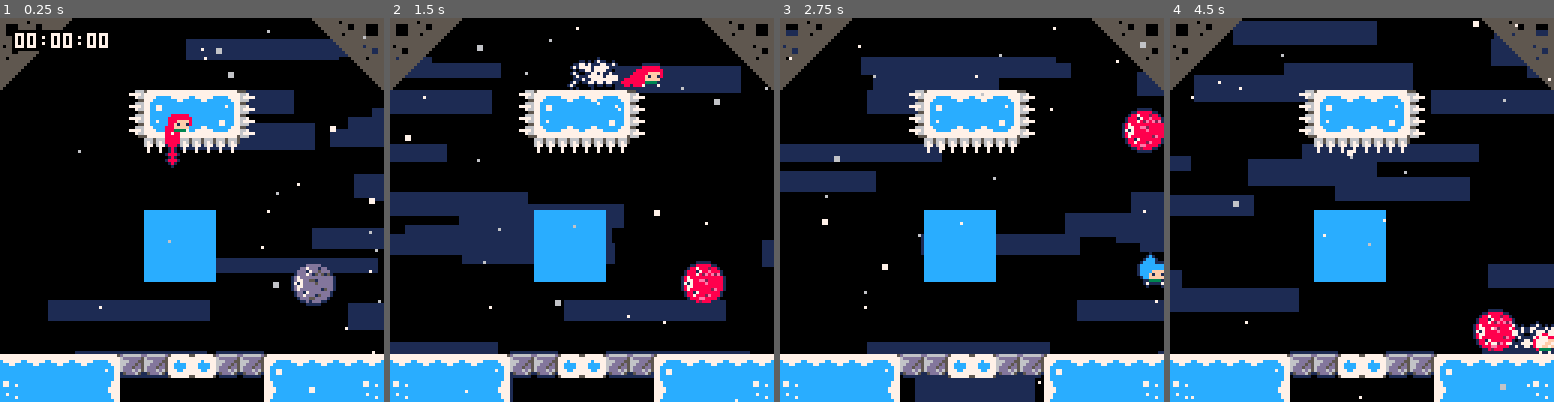
Above: before the commit, frames 1-4 (left to right).
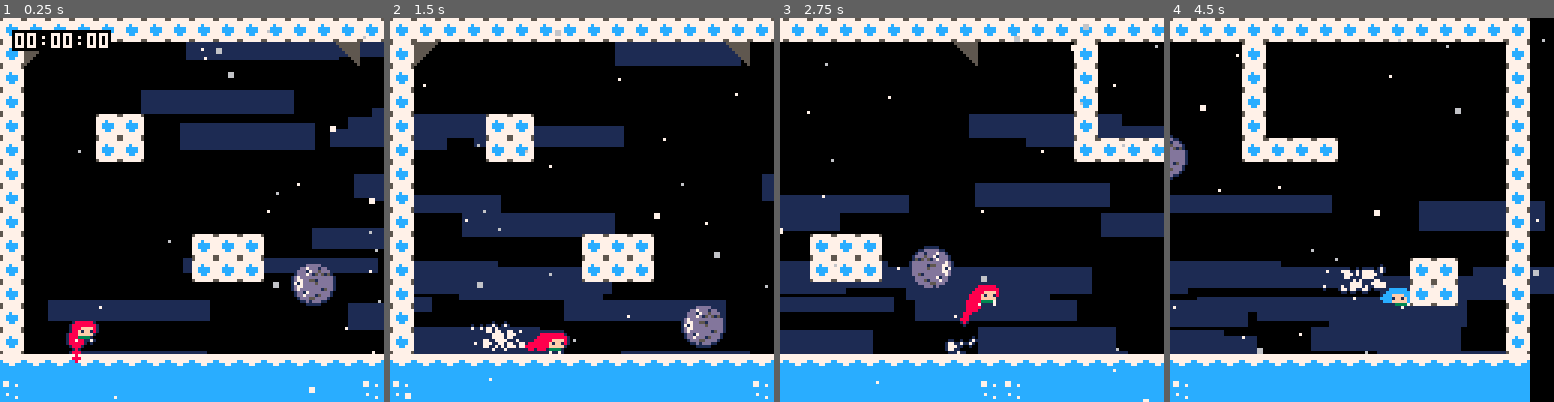
Above: after the commit, the same moments.

Repository: CelesteClassic/newleste.p8
Game: PICO-8 cartridge temple.p8
Same seed, same stepped clock (60 frames per second), same inputs: the game is played once before the commit and once after it.
Inputs:
- Up to frame 1 (0.25 s): no input
- Up to frame 2 (1.5 s): tap X (X key) at 0.33, 1.07 s; tap O (Z key) at 0.7 s
- Up to frame 3 (2.75 s): hold Right 1.6-2.1 s; tap O (Z key) at 1.7, 2.1, 2.5 s; tap X (X key) at 1.85 s; hold Up 2.15-2.42 s; hold Right from 2.47 s (still down)
- Up to frame 4 (4.5 s): tap O (Z key) every 0.4 s from 2.9 to 4.1 s; tap X (X key) at 2.97, 4.08 s; release Right at 3.03 s; hold Left 3.08-3.58 s; hold Down 3.63-3.97 s; hold Right from 4.02 s (still down)

The runs differ from the first frame. In frame 1, 27% of the frame differs, in the area x 0-100%, y 0-100%; in frame 2, 48%; in frame 3, 58%; in frame 4, 60%.

Commit message:
split states, first attempt for wandering state

Diff:
--- a/temple.p8
+++ b/temple.p8
@@ -1043,55 +1043,90 @@
 seeker={
   init=function(this)
     this.hitbox=rectangle(3,3,13,13)
+    this.state=0
+    this.delay=10
+    this.wdir=vector(0,0)
+    this.wt=0
+    this.wv=0
+    this.collides=true
   end,
   update=function(this)
-    local hit=this.player_here()
-    if hit then kill_player(hit) end
-
-    local tx,ty
-    for p in all(objects) do
-      if p.type==player then
-        tx,ty=p.x+4,p.y+4
-      end
-    end
-    if tx then
-      local xmid,ymid=this.x+9,this.y+9
-      local dx,dy=tx-xmid,ty-ymid
-      local d=sqrt(dx^2+dy^2)
-      dx/=d
-      dy/=d
-      local cx=xmid
-      local cy=ymid
-      local k=4
-      this.hitbox=rectangle(0,0,k,k)
-      --this.line={}
-
-      -- check if seeker can see player
-      local visual=true
-      while max(abs(tx-cx),abs(ty-cy))>k do
-        if this.is_solid(round(cx)-this.x,round(cy)-this.y) then
-          visual=false
-          break
+    if this.state==0 then --wander
+      -- add check to switch to charge state here
+      this.hitbox=rectangle(1,1,17,17) --bigger hitbox for wander, remember to change back for charge
+      if this.delay>0 then
+        this.delay-=1
+      else
+        this.spd=vector(this.wv*this.wdir.x,this.wv*this.wdir.y)
+        if this.spd.x!=0 then this.flipx=this.spd.x>0 end
+        if this.wt>0 and not this.is_solid(sign(this.wdir.x),sign(this.wdir.y)) then
+          this.wt-=1
+        else
+          --local pwdirx,pwdir=this.wdir.x,this.wdir.y
+          -- while this.wdir.x==pwdirx or this.wdir.y==pwdiry and not this.is_solid(this.wdir.x,this.wdir.y) do
+          --   this.wdir.x=flr(rnd(3)-1)
+          --   this.wdir.y=(1-abs(this.wdir.x))*(sign(rnd()-0.5))
+          -- end
+          repeat
+            local ang=flr(rnd(8))/8
+            this.wdir=vector(cos(ang),sin(ang))
+          until not this.is_solid(sign(this.wdir.x),sign(this.wdir.y))
+          this.rem=vector(0,0)
+          this.wv=rnd(1.5)+0.5
+          this.wt=rnd(90)+20
+          this.delay=rnd(10)
+          this.spd=vector(0,0)
         end
-
-        --add(this.line,vector(cx,cy))
-        cx+=k*dx
-        cy+=k*dy
-      end
-
-      --restore hitbox
-      this.hitbox=rectangle(3,3,13,13)
-
-      if visual then
-        this.dir=vector(dx,dy)
-      end
-
-      if this.dir then
-        this.spd=vector(appr(this.spd.x,4*this.dir.x,0.1),appr(this.spd.y,4*this.dir.y,0.1))
-      end
-    end
-
-
+      end
+
+
+    elseif this.state==1 then --charge
+      local hit=this.player_here()
+      if hit then kill_player(hit) end
+
+      local tx,ty
+      for p in all(objects) do
+        if p.type==player then
+          tx,ty=p.x+4,p.y+4
+        end
+      end
+      if tx then
+        local xmid,ymid=this.x+9,this.y+9
+        local dx,dy=tx-xmid,ty-ymid
+        local d=sqrt(dx^2+dy^2)
+        dx/=d
+        dy/=d
+        local cx=xmid
+        local cy=ymid
+        local k=4
+        this.hitbox=rectangle(0,0,k,k)
+        --this.line={}
+
+        -- check if seeker can see player
+        local visual=true
+        while max(abs(tx-cx),abs(ty-cy))>k do
+          if this.is_solid(round(cx)-this.x,round(cy)-this.y) then
+            visual=false
+            break
+          end
+
+          --add(this.line,vector(cx,cy))
+          cx+=k*dx
+          cy+=k*dy
+        end
+
+        --restore hitbox
+        this.hitbox=rectangle(3,3,13,13)
+
+        if visual then
+          this.dir=vector(dx,dy)
+        end
+
+        if this.dir then
+          this.spd=vector(appr(this.spd.x,4*this.dir.x,0.1),appr(this.spd.y,4*this.dir.y,0.1))
+        end
+      end
+    end
   end,
   draw=function(this)
     -- debug stuff
@@ -1105,12 +1140,12 @@
     --   pset(round(p.x),round(p.y),14)
     -- end
 
-    if this.dir then
+    if this.state==1 then
       pal(13,8)
       pal(1,2)
       pal(5,14)
     end
-    spr(83,this.x,this.y,2,2)
+    spr(83,this.x,this.y,2,2,this.flipx)
     pal()
   end
 }
@@ -1645,7 +1680,7 @@
 --level table
 --"x,y,w,h"
 levels={
-	"0,0,1,1",
+	"0,0,2,1",
   "1,0,3,1"
 }
 
@@ -1921,148 +1956,148 @@
 0000000000000000000000000000000002020202080808000000000000000000030303030303030304040404040000000303030303030303030404040400000000000000000000000000000000000000000000000000000000000000000000000000000000000000000000000000000000000000000000000000000000000000
 0000000000000000000000000000000000000000000000000000000000000000000000000000000000000000000000000000000000000000000000000000000000000000000000000000000000000000000000000000000000000000000000000000000000000000000000000000000000000000000000000000000000000000
 __map__
-2b3b29000000000000000000002a3b2b00000000000000000000000000000000000000000000000000000000000000000000000000000000000000000000000000000000000000000000000000000000000000000000000000000000000000000000000000000000000000000000000000000000000000000000000000000000
-3b290000000000000000000000002a3b00000000000000000000000000000000000000000000000000000000000000000000000000000000000000000000000000000000000000000000000000000000000000000000000000000000000000000000000000000000000000000000000000000000000000000000000000000000
-2900000000000001000000000000002a00000000000000000000000000000000000000000000000000000000000000000000000000000000000000000000000000000000000000000000000000000000000000000000000000000000000000000000000000000000000000000000000000000000000000000000000000000000
-0000000000132122222312000000000000000000000000000000000000000000000000000000000000000000000000000000000000000000000000000000000000000000000000000000000000000000000000000000000000000000000000000000000000000000000000000000000000000000000000000000000000000000
-0000000000133132323312000000000000000000000000000000000000000000000000000000000000000000000000000000000000000000000000000000000000000000000000000000000000000000000000000000000000000000000000000000000000000000000000000000000000000000000000000000000000000000
-0000000000001111111100000000000000000000000000000000000000000000000000000000000000000000000000000000000000000000000000000000000000000000000000000000000000000000000000000000000000000000000000000000000000000000000000000000000000000000000000000000000000000000
-0000000000000000000000000000000000000000000000000000000000000000000000000000000000000000000000000000000000000000000000000000000000000000000000000000000000000000000000000000000000000000000000000000000000000000000000000000000000000000000000000000000000000000
-0000000000000000000000000000000000000000000000000000000000000000000000000000000000000000000000000000000000000000000000000000000000000000000000000000000000000000000000000000000000000000000000000000000000000000000000000000000000000000000000000000000000000000
-0000000000002525250000000000000000000000000000000000000000000000000000000000000000000000000000000000000000000000000000000000000000000000000000000000000000000000000000000000000000000000000000000000000000000000000000000000000000000000000000000000000000000000
-0000000000002525250000000000000000000000000000000000000000000000000000000000000000000000000000000000000000000000000000000000000000000000000000000000000000000000000000000000000000000000000000000000000000000000000000000000000000000000000000000000000000000000
-00000000000025252500000053000000000000000a0000000000000000000000000000000000000000000000000000000000000000000000000000000000000000000000000000000000000000000000000000000000000000000000000000000000000000000000000000000000000000000000000000000000000000000000
-0000000000000000000000000000000000000000000000000000000000000000000000000000000000000000000000000000000000000000000000000000000000000000000000000000000000000000000000000000000000000000000000000000000000000000000000000000000000000000000000000000000000000000
-0000000000000000000000000000000000000000000000000000000000000000000000000000000000000000000000000000000000000000000000000000000000000000000000000000000000000000000000000000000000000000000000000000000000000000000000000000000000000000000000000000000000000000
-0000000000000000000000000000000001000000000000000000000000000000000000000000000000000000000000000000000000000000000000000000000000000000000000000000000000000000000000000000000000000000000000000000000000000000000000000000000000000000000000000000000000000000
-2222222223171720201717212222222223000000000000000000000000000000000000000000000000000000000000000000000000000000000000000000000000000000000000000000000000000000000000000000000000000000000000000000000000000000000000000000000000000000000000000000000000000000
-3825252526000000000000242525253826000000000000000000000000000000000000000000000000000000000000000000000000000000000000000000000000000000000000000000000000000000000000000000000000000000000000000000000000000000000000000000000000000000000000000000000000000000
-…(129 lines of a section not shown)…
+2020202020202020202020202020202020202020202020202020202020202000000000000000000000000000000000000000000000000000000000000000000000000000000000000000000000000000000000000000000000000000000000000000000000000000000000000000000000000000000000000000000000000000
+20290000000000000000000000002a0000000020000000000000000000002000000000000000000000000000000000000000000000000000000000000000000000000000000000000000000000000000000000000000000000000000000000000000000000000000000000000000000000000000000000000000000000000000
+2000000000000000000000000000000000000020000000000000000000002000000000000000000000000000000000000000000000000000000000000000000000000000000000000000000000000000000000000000000000000000000000000000000000000000000000000000000000000000000000000000000000000000
+2000000000000000000000000000000000000020000000000000000000002000000000000000000000000000000000000000000000000000000000000000000000000000000000000000000000000000000000000000000000000000000000000000000000000000000000000000000000000000000000000000000000000000
+2000000020200000000000000000000000000020000000000000000000002000000000000000000000000000000000000000000000000000000000000000000000000000000000000000000000000000000000000000000000000000000000000000000000000000000000000000000000000000000000000000000000000000
+2000000020200000000000000000000000000020202020000000000000002000000000000000000000000000000000000000000000000000000000000000000000000000000000000000000000000000000000000000000000000000000000000000000000000000000000000000000000000000000000000000000000000000
+2000000000000000000000000000000000000000000000000000000000002000000000000000000000000000000000000000000000000000000000000000000000000000000000000000000000000000000000000000000000000000000000000000000000000000000000000000000000000000000000000000000000000000
+2000000000000000000000000000000000000000000000000000000000002000000000000000000000000000000000000000000000000000000000000000000000000000000000000000000000000000000000000000000000000000000000000000000000000000000000000000000000000000000000000000000000000000
+2000000000000000000000000000000000000000000000000000000000002000000000000000000000000000000000000000000000000000000000000000000000000000000000000000000000000000000000000000000000000000000000000000000000000000000000000000000000000000000000000000000000000000
+2000000000000000202020000000000000000000000000000000000000002000000000000000000000000000000000000000000000000000000000000000000000000000000000000000000000000000000000000000000000000000000000000000000000000000000000000000000000000000000000000000000000000000
+2000000000000000202020005300000000000000000000000000202000002000000000000000000000000000000000000000000000000000000000000000000000000000000000000000000000000000000000000000000000000000000000000000000000000000000000000000000000000000000000000000000000000000
+2000000000000000000000000000000000000000000000000000202000002000000000000000000000000000000000000000000000000000000000000000000000000000000000000000000000000000000000000000000000000000000000000000000000000000000000000000000000000000000000000000000000000000
+2000000000000000000000000000000000000000000000000000000000002000000000000000000000000000000000000000000000000000000000000000000000000000000000000000000000000000000000000000000000000000000000000000000000000000000000000000000000000000000000000000000000000000
+2000000100000000000000000000000000000000000000000000000000002000000000000000000000000000000000000000000000000000000000000000000000000000000000000000000000000000000000000000000000000000000000000000000000000000000000000000000000000000000000000000000000000000
+2222222222222222222222222222222222222222222222222222222222222200000000000000000000000000000000000000000000000000000000000000000000000000000000000000000000000000000000000000000000000000000000000000000000000000000000000000000000000000000000000000000000000000
+3825252525252525252525252525253838252525252525252525252525252500000000000000000000000000000000000000000000000000000000000000000000000000000000000000000000000000000000000000000000000000000000000000000000000000000000000000000000000000000000000000000000000000
+…(129 lines of a section not shown)…
